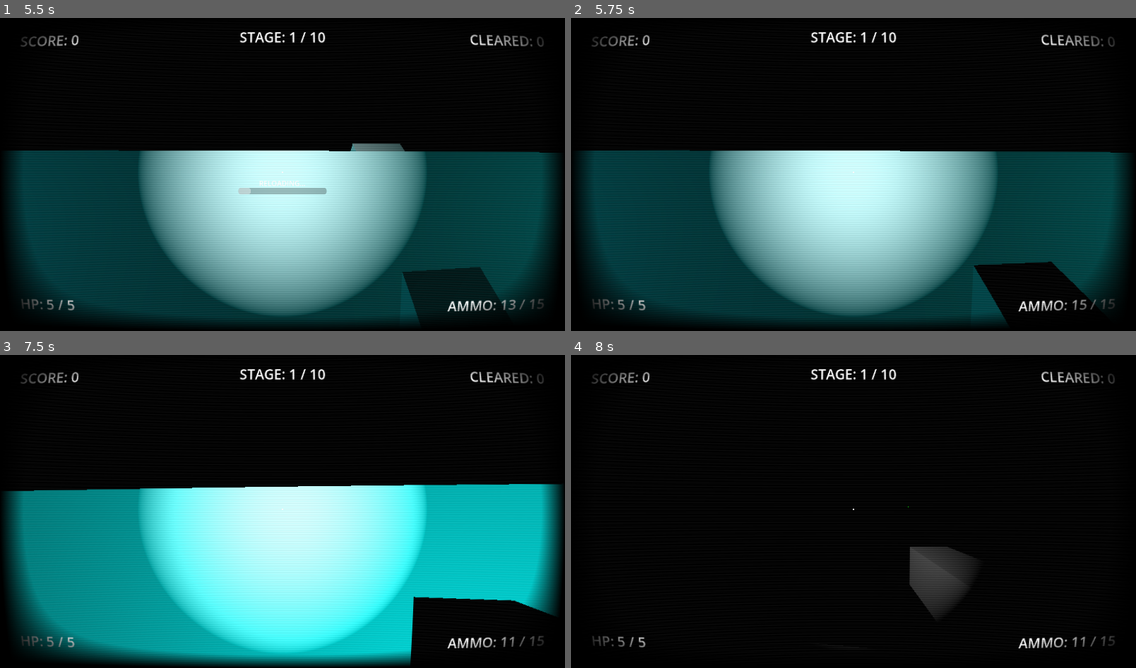
Above: before the commit, frames 1-4 (two rows, left to right).
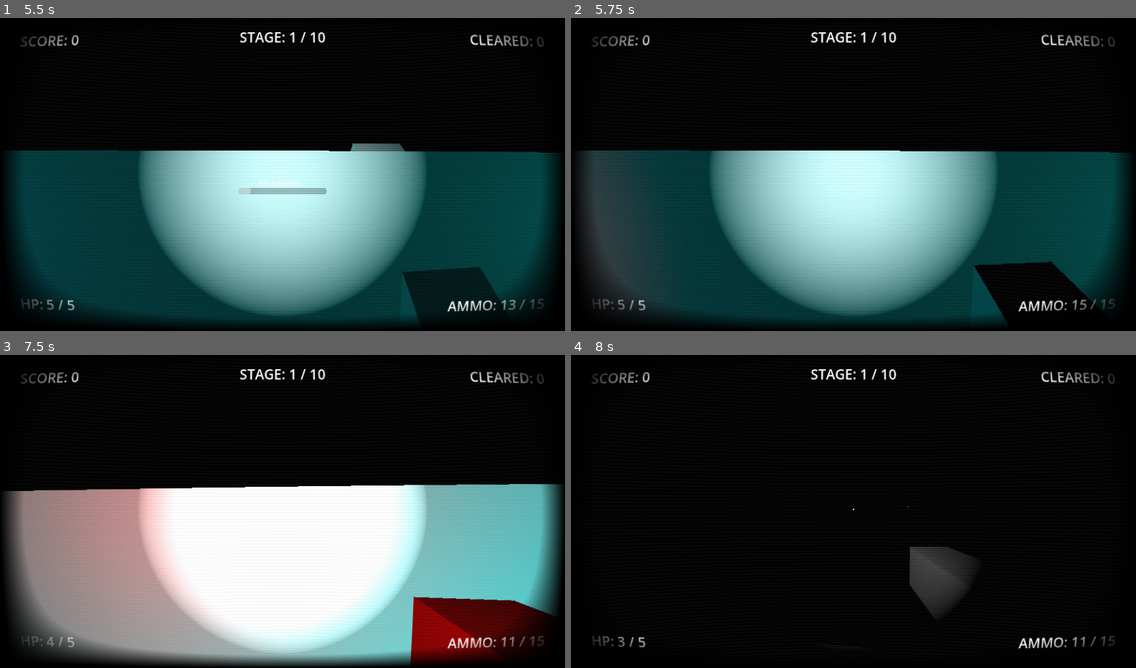
Above: after the commit, the same moments.

Repository: EnderiousGaming/R0-0TRoguelike
Game: Godot game, scene res://scenes/world_a.tscn
Same seed, same stepped clock (60 frames per second), same inputs: the game is played once before the commit and once after it. This scene is started directly instead of the project's main scene.
Inputs (mouse positions are in pixels of both pictures, inside the frame that each line leads up to):
- Up to frame 1 (5.5 s): move the mouse to (310, 171) at 0.52 s; hold W (move_forward) from 0.53 s (still down); right-click (310, 171) at 0.6 s; click (310, 171) at 0.67 s; tap Space (jump) at 0.77, 1.52, 3.02, 3.77, 4.52 s; tap E (interact, bound only after the commit) at 0.8, 1.35, 2.3, 3.6, 5.1 s; move the mouse to (254, 174) at 1.27 s; right-click (254, 174) at 1.55 s; move the mouse to (293, 168) at 2.02 s; right-click (293, 168) at 2.1 s; move the mouse to (276, 177) at 2.77 s; click (276, 177) at 2.85 s; right-click (276, 177) at 3.05 s; move the mouse to (322, 177) at 3.52 s; tap R (reload) at 4.15 s; move the mouse to (237, 168) at 4.27 s; right-click (237, 168) at 4.35 s; move the mouse to (288, 171) at 5.02 s; click (288, 171) at 5.17 s
- Up to frame 2 (5.75 s): keep holding W (move_forward)
- Up to frame 3 (7.5 s): move the mouse to (259, 502) at 5.77 s; release W (move_forward) at 5.78 s; hold D (move_right) 5.78-6.53 s; right-click (259, 502) at 5.85 s; tap Space (jump) at 6.02, 6.77 s; move the mouse to (310, 508) at 6.52 s; press the mouse at (310, 508) at 6.53 s; hold W (move_forward) from 6.53 s (still down); tap E (interact, bound only after the commit) at 6.8, 7.35 s; move the mouse to (254, 511) at 7.27 s; release the mouse at (254, 511) at 7.28 s; click (254, 511) at 7.42 s
- Up to frame 4 (8 s): keep holding W (move_forward); tap Space (jump) at 7.52 s; right-click (825, 511) at 7.55 s

Frame 1 is identical in both runs. In frame 2, 3.9% of the frame differs, in the area x 2-16%, y 42-91%; in frame 3, 53%, in the area x 0-99%, y 41-100%; in frame 4, less than 0.1%.

Commit message:
buffed enemies

Diff:
--- a/project.godot
+++ b/project.godot
@@ -105,6 +105,12 @@
 "events": [Object(InputEventKey,"resource_local_to_scene":false,"resource_name":"","device":-1,"window_id":0,"alt_press …(191 unchanged characters)…
 ]
 }
+interact={
+"deadzone": 0.2,
+"events": [Object(InputEventKey,"resource_local_to_scene":false,"resource_name":"","device":-1,"window_id":0,"alt_pressed":false,"shift_pressed":false,"ctrl_pressed":false,"meta_pressed":false,"pressed":false,"keycode":0,"physical_keycode":69,"key_label":0,"unicode":101,"location":0,"echo":false,"script":null)
+, Object(InputEventKey,"resource_local_to_scene":false,"resource_name":"","device":-1,"window_id":0,"alt_pressed":false,"shift_pressed":false,"ctrl_pressed":false,"meta_pressed":false,"pressed":false,"keycode":0,"physical_keycode":70,"key_label":0,"unicode":102,"location":0,"echo":false,"script":null)
+]
+}
 
 [physics]
 
--- a/scenes/artillery_enemy.tscn
+++ b/scenes/artillery_enemy.tscn
@@ -32,7 +32,7 @@
 [node name="NavigationAgent3D" type="NavigationAgent3D" parent="." unique_id=1811071572]
 
 [node name="Timer" type="Timer" parent="." unique_id=26171303]
-wait_time = 2.5
+wait_time = 1.5
 autostart = true
 
 [connection signal="timeout" from="Timer" to="." method="_on_timer_timeout"]
--- a/scenes/upgrade_pickup.tscn
+++ b/scenes/upgrade_pickup.tscn
@@ -29,3 +29,4 @@
 no_depth_test = true
 
 [connection signal="body_entered" from="." to="." method="_on_body_entered"]
+[connection signal="body_exited" from="." to="." method="_on_body_exited"]
--- a/scripts/enemy.gd
+++ b/scripts/enemy.gd
@@ -4,7 +4,7 @@
 const DAMAGE_NUMBER = preload("res://scenes/damage_number.tscn")
 
 # --- ENEMY STATS ---
-var health = 3
+var health = 6
 const speed = 3.0
 var gravity = ProjectSettings.get_setting("physics/3d/default_gravity")
 
--- a/scripts/enemy_projectile.gd
+++ b/scripts/enemy_projectile.gd
@@ -1,7 +1,7 @@
 extends Area3D
 
 # --- PROJECTILE STATS ---
-const SPEED = 15.0
+const SPEED = 22.0
 const DAMAGE = 1
 var deflected = false
 
--- a/scripts/player.gd
+++ b/scripts/player.gd
@@ -141,6 +141,7 @@
 				swing_sword()
 
 	# --- APPLY FINAL MOVEMENT ---
+	# --- APPLY FINAL MOVEMENT ---
 	if is_dashing:
 		# Override standard movement and lock velocity forward
 		velocity.x = dash_direction.x * DASH_SPEED
@@ -149,6 +150,7 @@
 		dash_timer -= delta
 		if dash_timer <= 0.0:
 			is_dashing = false
+			is_invulnerable = false # Turn off invincibility!
 	else:
 		# Standard walking and ice physics interpolation
 		if direction:
@@ -321,6 +323,11 @@
 # ==========================================
 
 func take_damage(amount):
+	# SAFETY CHECK: If we are dashing, ignore all damage!
+	if is_invulnerable:
+		print("SYSTEM: Damage deflected by Dash!")
+		return
+
 	RunManager.current_health -= amount
 	health_display.text = "HP: " + str(RunManager.current_health)
 
--- a/scripts/upgrade_pickup.gd
+++ b/scripts/upgrade_pickup.gd
@@ -6,6 +6,7 @@
 
 @onready var label = $Label3D
 var my_upgrade_id = 1
+var player_in_range = false # Tracks if R0-0T is standing close enough
 
 # Dictionary for upgrade text descriptions
 var upgrade_texts = {
@@ -36,20 +37,26 @@
 	pass
 
 func setup(id: int):
-	"""Initializes the pickup with a specific ID and updates its visual label."""
 	my_upgrade_id = id
-	label.text = upgrade_texts[my_upgrade_id]
+	# Add a helpful prompt so the player knows what buttons to press!
+	label.text = upgrade_texts[my_upgrade_id] + "\n\n[Press E or F to Equip]"
 
 # ==========================================
 # INTERACTION LOGIC
 # ==========================================
 
+func _process(_delta):
+	# NEW: Check if the player is in range AND just pressed the interact button
+	if player_in_range and Input.is_action_just_pressed("interact"):
+		print("SYSTEM: Upgrade ", my_upgrade_id, " acquired.")
+		RunManager.apply_upgrade(my_upgrade_id)
+		get_tree().call_group("upgrades", "queue_free")
+
 func _on_body_entered(body):
 	if body.is_in_group("player"):
-		print("SYSTEM: Upgrade ", my_upgrade_id, " acquired.")
+		player_in_range = true # R0-0T is close enough to buy it!
 
-		# Apply the stats globally
-		RunManager.apply_upgrade(my_upgrade_id)
-
-		# Destroy all other upgrades in the room to enforce a single choice
-		get_tree().call_group("upgrades", "queue_free")
+# NEW: We need to know if the player walks away without grabbing it!
+func _on_body_exited(body):
+	if body.is_in_group("player"):
+		player_in_range = false
